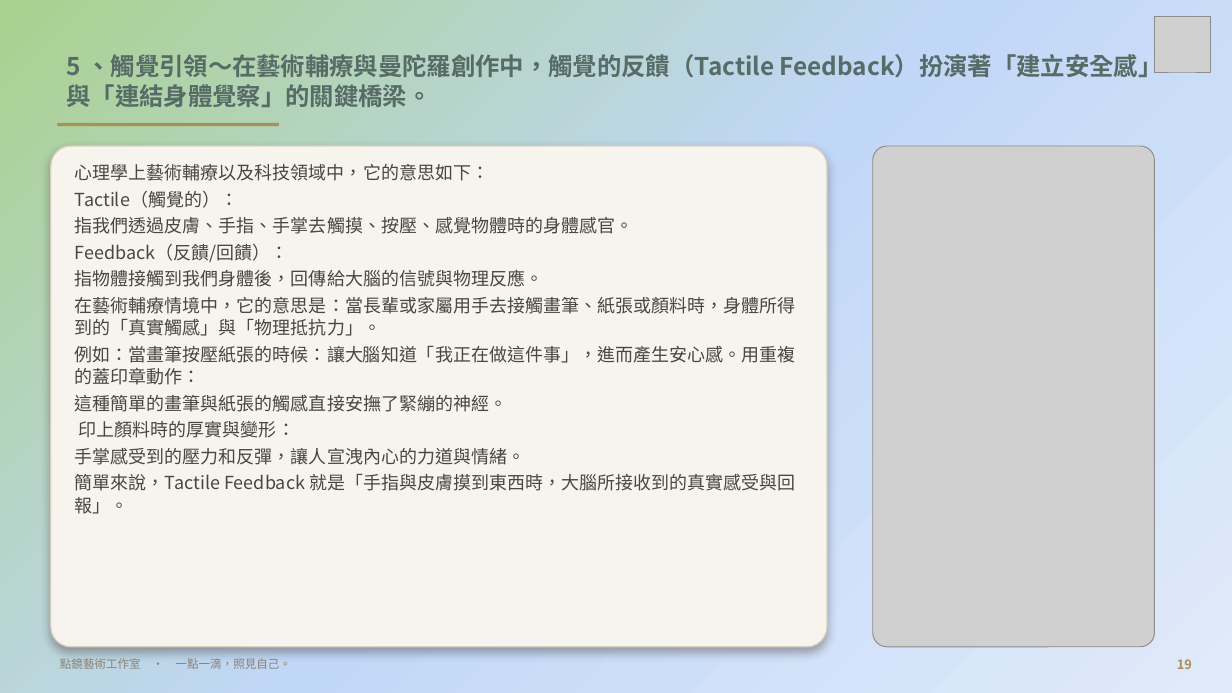
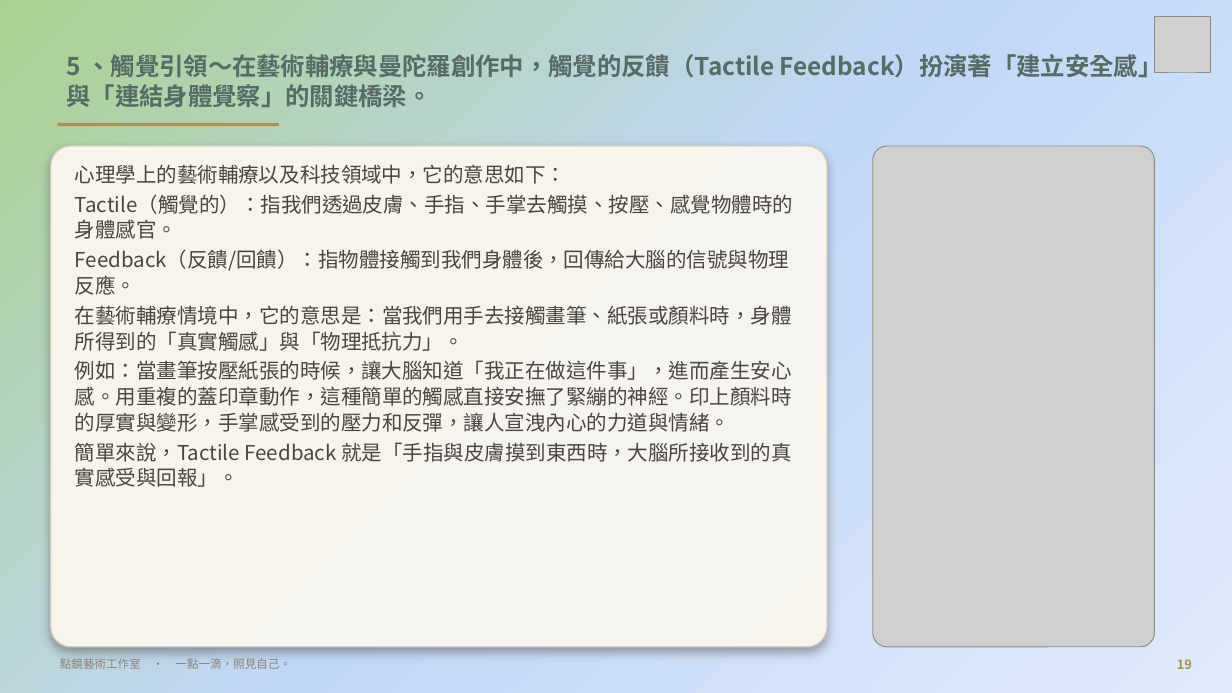
Before and after one commit to serina168/mandala-beginner, a slide deck: slide 19 of 繽紛五感體驗曼陀羅書籤畫_課程大綱.pptx. Drawn at 1232x693 pixels with LibreOffice and Linux fonts; fonts in the diff are those of the drawing; grey boxes stand for pictures; background and template pictures are left out. Boxes give left, top, right and bottom in pixels: in the first picture for what was removed or moved away, otherwise in the second. Text is boxed around its words. In the diff, an @@ line names an element or a change of style, - is before the commit and + after.

```diff
--- a/繽紛五感體驗曼陀羅書籤畫_課程大綱.pptx
+++ b/繽紛五感體驗曼陀羅書籤畫_課程大綱.pptx
@@ text at <box>75,164,793,432</box>: text changed; size 14 to 16 pt @@
-心理學上藝術輔療以及科技領域中，它的意思如下：
-Tactile（觸覺的）：
-指我們透過皮膚、手指、手掌去觸摸、按壓、感覺物體時的身體感官。
-Feedback（反饋/回饋）：
-指物體接觸到我們身體後，回傳給大腦的信號與物理反應。
-在藝術輔療情境中，它的意思是：當長輩或家屬用手去接觸畫筆、紙張或顏料時，身體所得到的「真實觸感」與「物理抵抗力」。
-例如：當畫筆按壓紙張的時候：讓大腦知道「我正在做這件事」，進而產生安心感。用重複的蓋印章動作：
-這種簡單的畫筆與紙張的觸感直接安撫了緊繃的神經。
-印上顏料時的厚實與變形：
-手掌感受到的壓力和反彈，讓人宣洩內心的力道與情緒。
+心理學上的藝術輔療以及科技領域中，它的意思如下：
+Tactile（觸覺的）：指我們透過皮膚、手指、手掌去觸摸、按壓、感覺物體時的身體感官。
+Feedback（反饋/回饋）：指物體接觸到我們身體後，回傳給大腦的信號與物理反應。
+在藝術輔療情境中，它的意思是：當我們用手去接觸畫筆、紙張或顏料時，身體所得到的「真實觸感」與「物理抵抗力」。
+例如：當畫筆按壓紙張的時候，讓大腦知道「我正在做這件事」，進而產生安心感。用重複的蓋印章動作，這種簡單的觸感直接安撫了緊繃的神經。印上顏料時的厚實與變形，手掌感受到的壓力和反彈，讓人宣洩內心的力道與情緒。
@@ text at <box>75,442,792,487</box>: size 14 to 16 pt in "簡單來說，Tactile Feedback 就是「手指與皮膚摸到東西時，大腦所接收到的真實感受與回報」。" @@
```
Also in this commit, not shown: 11 other slides changed, 1 other file.
